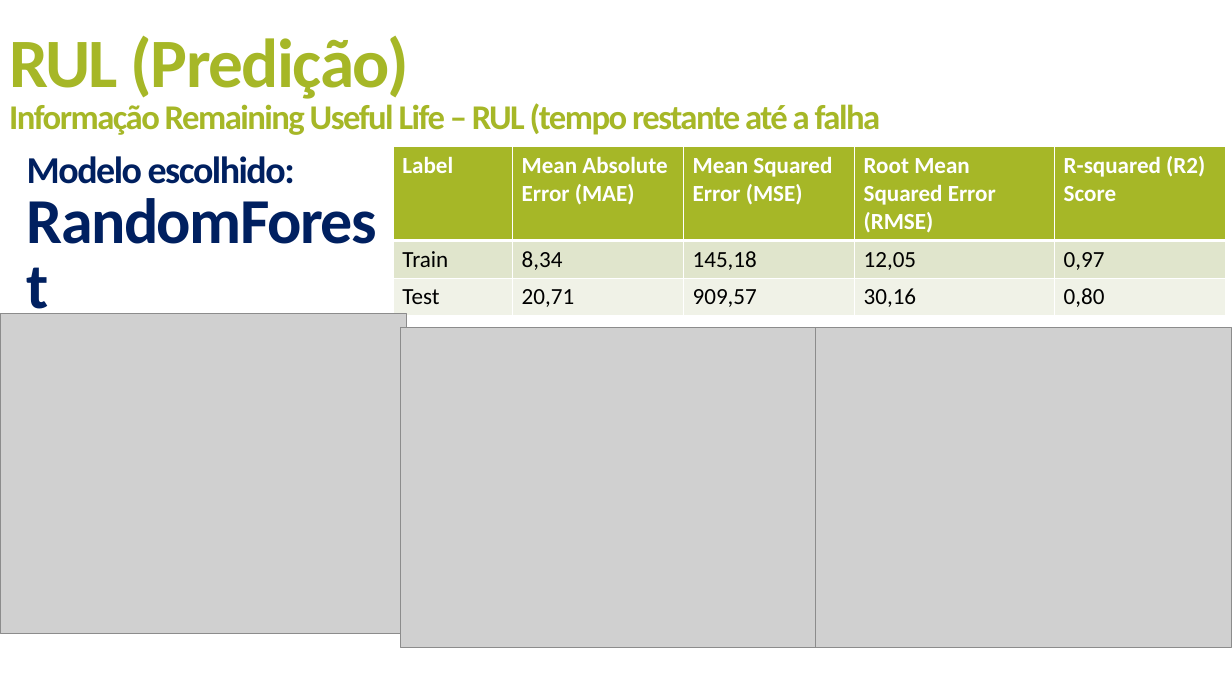
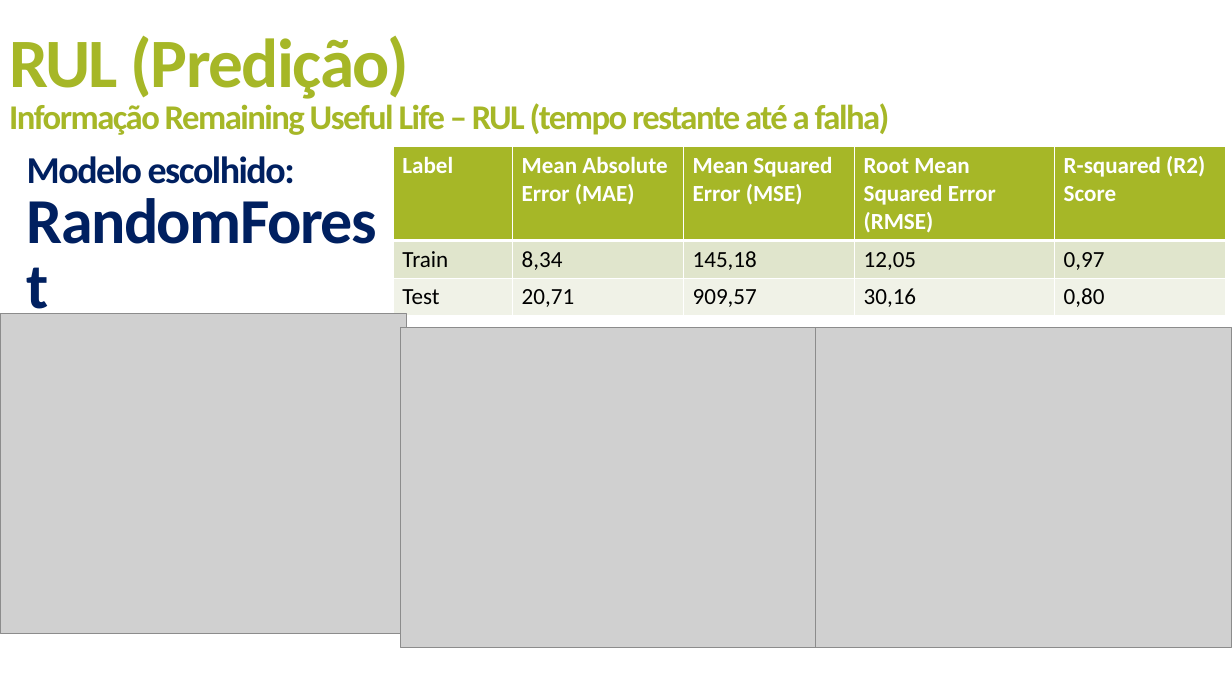
Before and after one commit to lucasrigobello/predictivemaintenance, a slide deck: slide 14 of eda notebooks/Case Predictive Maintanance.pptx. Drawn at 1232x693 pixels with LibreOffice and Linux fonts; fonts in the diff are those of the drawing; grey boxes stand for pictures. Boxes give left, top, right and bottom in pixels: in the first picture for what was removed or moved away, otherwise in the second. Text is boxed around its words. In the diff, an @@ line names an element or a change of style, - is before the commit and + after.

```diff
--- a/eda notebooks/Case Predictive Maintanance.pptx
+++ b/eda notebooks/Case Predictive Maintanance.pptx
@@ title at [9, 35, 890, 135]: text changed @@
-RUL (Predição)
-Informação Remaining Useful Life – RUL (tempo restante até a falha
+RUL (Predição)
+Informação Remaining Useful Life – RUL (tempo restante até a falha)
```
Also in this commit, not shown: 5 other slides changed, 1 slide added.
